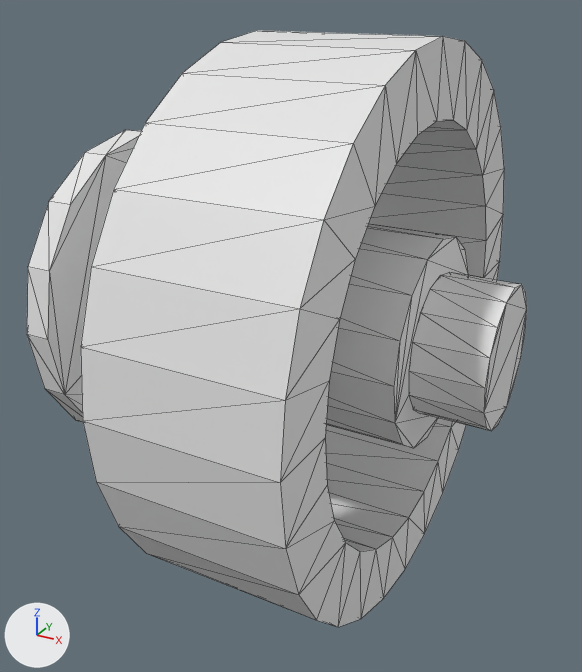
Renders of the OBJ model Assets/Resources/Models/Tracks_M2/roller.obj from each side of a commit.
Before and after are seen from a 50 mm camera at (0.937, -1.987, 0.919) aimed at (-0.158, 0.004, -0.076). The axes (+X, +Y, +Z) are drawn at lower left. The lights are the same throughout. The older version comes first. Mesh edges are drawn as thin lines. Where no turn or scale is listed for an object, it has been applied to the vertices.

Objects in the first picture: 'roller'.
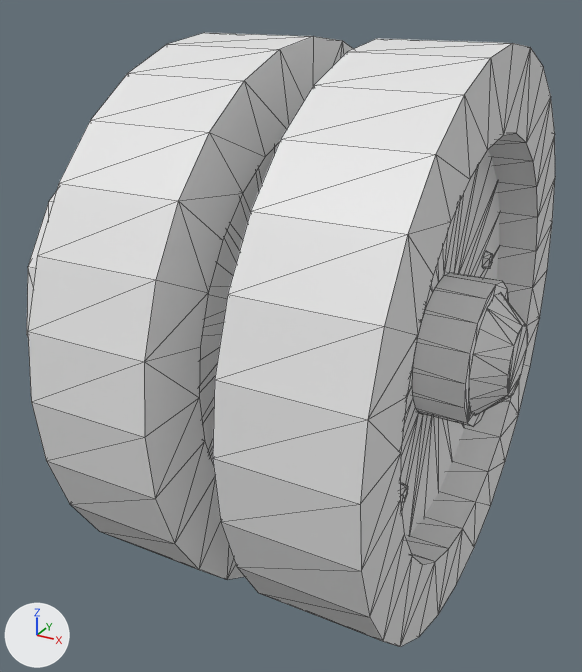
Where the change shows, as pixel boxes [x1, y1, x2, y2] in the pictures (582 x 672 px; the box of a moved part takes in the faces that stretch with it):
'roller', reshaped: before [27, 30, 527, 627]; after [27, 33, 555, 647]
part 1 of me_roller, moved or reshaped: before [81, 30, 504, 627]; after [28, 33, 353, 580]
part 2 of me_roller, added: after [213, 38, 555, 647]
part 3 of me_roller, added: after [400, 483, 408, 502]
part 4 of me_roller, added: after [482, 250, 493, 269]
part 5 of me_roller, added: after [468, 292, 528, 416]
part 6 of me_roller, rebuilt (not visible before): after [412, 273, 509, 426]
part 7 of me_roller, added: after [199, 143, 279, 467]
part 8 of me_roller, added: after [400, 150, 500, 539]
part 9 of me_roller, built on: before [48, 136, 527, 448]

Diff of the bpy script that builds the scene:
```diff
--- a/Assets/Resources/Models/Tracks_M2/roller.obj.py
+++ b/Assets/Resources/Models/Tracks_M2/roller.obj.py
@@ me_roller @@
 # used by ob_roller; location = (0.0, 0.0, 0.0)
-me_roller.from_pydata(...)  # 232 vertices, 448 faces; spans x -1.0..0.5, y -0.8..0.8, z -0.8..0.8
+me_roller.from_pydata(...)  # 624 vertices, 1220 faces; spans x -1.0..0.53, y -0.79..0.79, z -0.79..0.79
+# me_roller part 1: the loose piece of 112 vertices spanning x -0.26..0.26, y -0.8..0.8, z -0.8..0.8 is scaled about its middle by (0.654, 0.98, 0.98), then moved by (-0.26, 0.0, 0.0)
+# me_roller part 2: the loose piece of 112 vertices spanning x -0.26..0.26, y -0.8..0.8, z -0.8..0.8 is copied, and the copy is scaled about its middle by (0.654, 0.98, 0.98), then moved by (0.26, 0.0, 0.0); it spans x 0.09..0.43, y -0.79..0.79, z -0.79..0.79
+# me_roller part 3: a new loose piece, a 6-sided cut cone along x (radius 0.03 at the low end, 0.024 at the high end) spanning x 0.31..0.33, y -0.273..-0.221, z -0.37..-0.31
+# me_roller part 4: a new loose piece, a 6-sided cut cone along x (radius 0.03 at the low end, 0.024 at the high end) spanning x 0.31..0.33, y 0.373..0.425, z 0.1..0.16
+# me_roller part 5: a new loose piece, a 16-sided cut cone along x (radius 0.17 at the low end, 0.1 at the high end) spanning x 0.45..0.53, y -0.17..0.17, z -0.17..0.17
+# me_roller part 6: the loose piece of 24 vertices spanning x -1.0..-0.45, y -0.22..0.22, z -0.22..0.22 is rebuilt with 52 vertices and now spans x -1.0..0.45, y -0.2..0.2, z -0.2..0.2
+# me_roller part 7: a new loose piece of 112 vertices spanning x -0.31..-0.21, y -0.6..0.6, z -0.6..0.6
+# me_roller part 8: a new loose piece of 112 vertices spanning x 0.21..0.31, y -0.6..0.6, z -0.6..0.6
+# me_roller part 9
+# 64 vertices are removed from x -0.45..0.5, y -0.3..0.3, z -0.3..0.3
+# 148 faces are deleted
+# 28 new faces join them
+# other edits to the shape of me_roller do not show in these pictures
```
